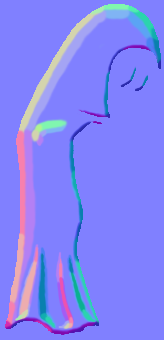
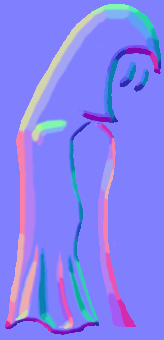
Layers edited between the first and the second 164x340 image:
painted on "Warstwa 9" over bbox(78, 44, 161, 327)
painted on "Warstwa 7" over bbox(78, 44, 161, 327)
showed "Eyes" over bbox(103, 46, 156, 110)
showed "Body", painted on it over bbox(78, 44, 161, 327)
